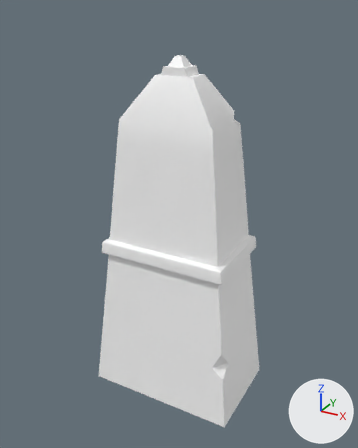
What one commit did to the FBX model Assets/2_Art/Models/Altar_001.fbx.
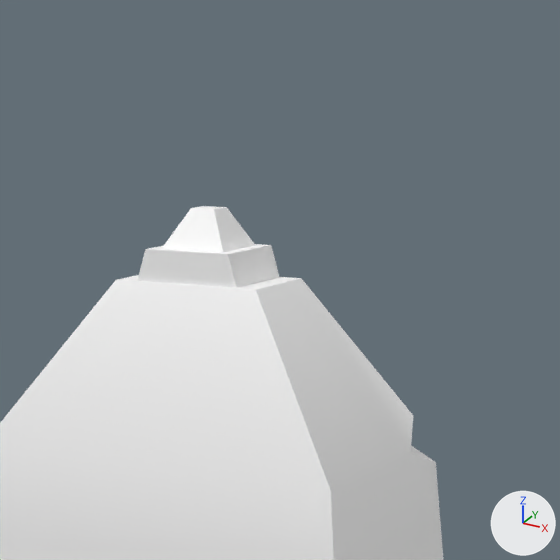
There are two pictures of each version: one whole from a 50 mm camera at (1.327, -2.423, 2.343) aimed at (-0.006, 0.0, 1.131), one close up on the part from 35% to 76% of the width and 0% to 33% of the height. Arrows for +X, +Y and +Z are at lower right; the lights stay in place. The first two pictures are the older version. Where no turn or scale is listed for an object, it has been applied to the vertices.

In view in the first close-up: 'Altar_001'.
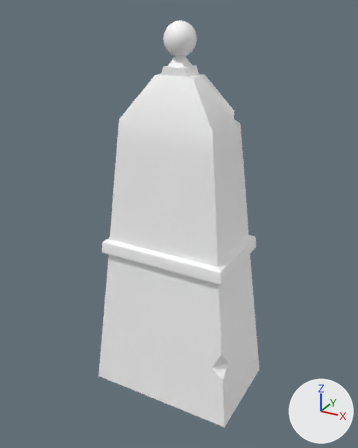
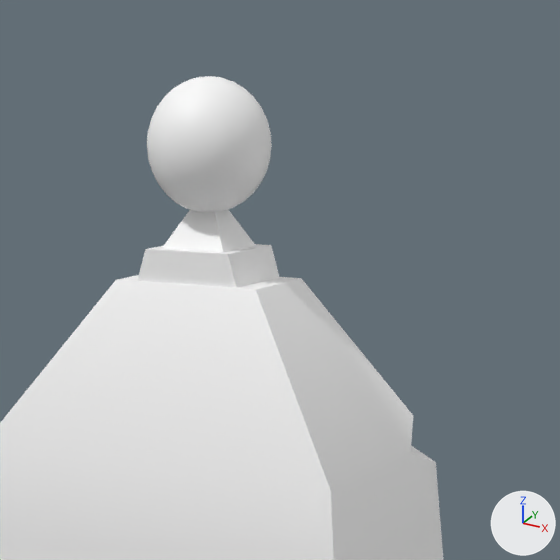
Patch to the scene script:
```diff
--- a/Assets/2_Art/Models/Altar_001.fbx.py
+++ b/Assets/2_Art/Models/Altar_001.fbx.py
@@ me_mesh @@
 # used by ob_altar_001; location = (0.0, 0.006, 0.0)
-me_mesh.from_pydata(...)  # 315 vertices, 347 faces; spans x -0.48..0.48, y -0.31..0.31, z 0.0..2.1
+me_mesh.from_pydata(...)  # 559 vertices, 607 faces; spans x -0.48..0.48, y -0.31..0.31, z 0.0..2.27
+# me_mesh part 1: a new loose piece of 244 vertices spanning x -0.09..0.09, y -0.09..0.08, z 2.1..2.27, in mat_al_universal_normal (its picture is missing)
 me_mesh.materials.append(mat_al_universal_normal)
```

What differs and where, as boxes [x1, y1, x2, y2] in the close-ups (560 x 560 px):
'Altar_001', reshaped: before [0, 206, 443, 560]; after [0, 76, 443, 560]
part 1 of me_mesh, added: after [147, 76, 272, 212]
